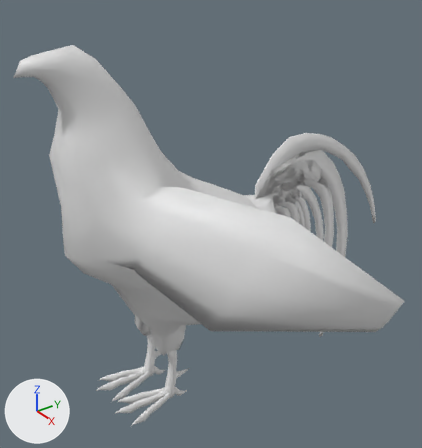
The Blender file Assets/Resources/Mesh/Regular Body Chicken.blend as it was, and as the next commit left it.
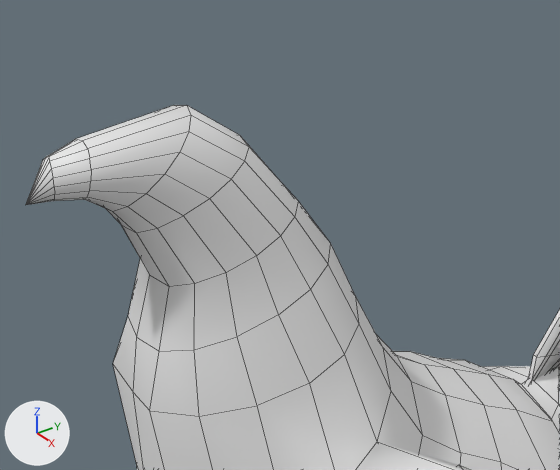
Each version appears first whole from a 50 mm lens placed at (1.63, -2.015, 1.784), pointed at (-0.052, -0.807, 0.679), and next in a close-up from a 50 mm lens placed at (0.714, -1.716, 1.714), pointed at (0.139, -1.303, 1.336). The lights are fixed; the arrows at lower left show +X, +Y and +Z. The close-ups show mesh edges as thin lines. Materials are left out; every surface is plain grey.

Before the edit, the objects in view are built like this:
```python
me_cylinder_016 = bpy.data.meshes.new('Cylinder.016')
me_cylinder_016.from_pydata(...)  # 873 vertices, 856 faces; spans x -61.8..33.6, y -69.6..20.2, z -13.9..63.8
me_cylinder_016.materials.append(mat_material)
ob_cylinder_016 = bpy.data.objects.new('Cylinder.016', me_cylinder_016)
ob_cylinder_016.location = (0.3098, -1.2799, 0.3399)
ob_cylinder_016.rotation_euler = (0.0961, -0.201, -2.122)  # degrees (5.5, -12, -122)
ob_cylinder_016.scale = (0.0167, 0.0167, 0.0167)
```
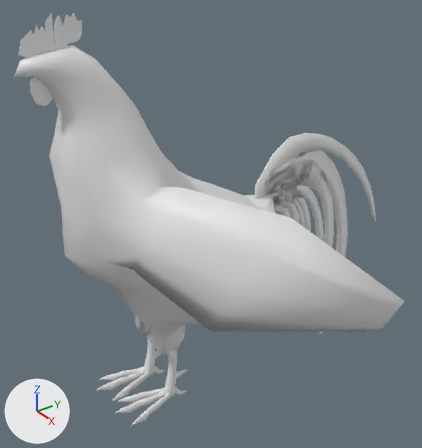
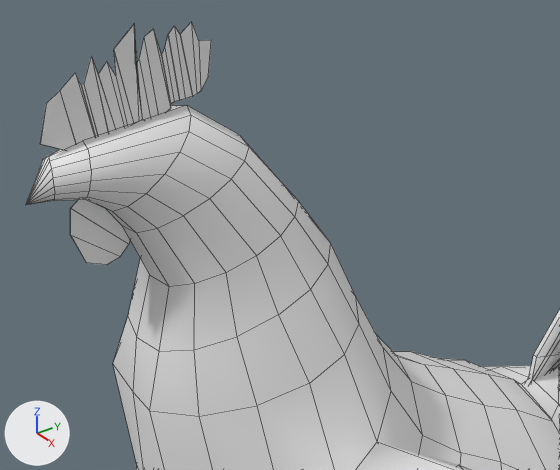
Boxes (x1, y1, x2, y2) around the edits, measured in the close-ups (560 x 470 px):
'Rooster Apparel', added
    after: (40, 21, 211, 265)

Diff of the bpy script that builds the scene:
```diff
--- a/Assets/Resources/Mesh/Regular Body Chicken.blend.py
+++ b/Assets/Resources/Mesh/Regular Body Chicken.blend.py
@@ me_mesh @@
+me_mesh.from_pydata(...)  # 108 vertices, 104 faces; spans x -3.95..2.1, y -4.3..1.91, z 14.64..14.67
@@ ob_rooster_apparel @@
+ob_rooster_apparel = bpy.data.objects.new('Rooster Apparel', me_mesh)
+ob_rooster_apparel.location = (0.5467, -1.4348, 1.4554)
+ob_rooster_apparel.rotation_euler = (1.571, 0.277, -1.571)  # degrees (90, 16, -90)
+ob_rooster_apparel.scale = (0.0362, 0.0362, 0.0362)
```
